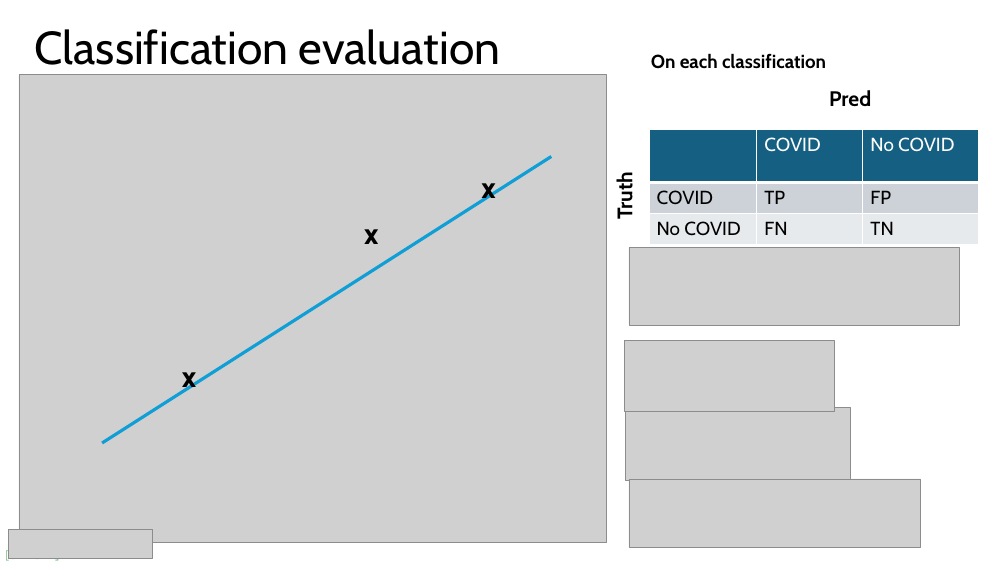
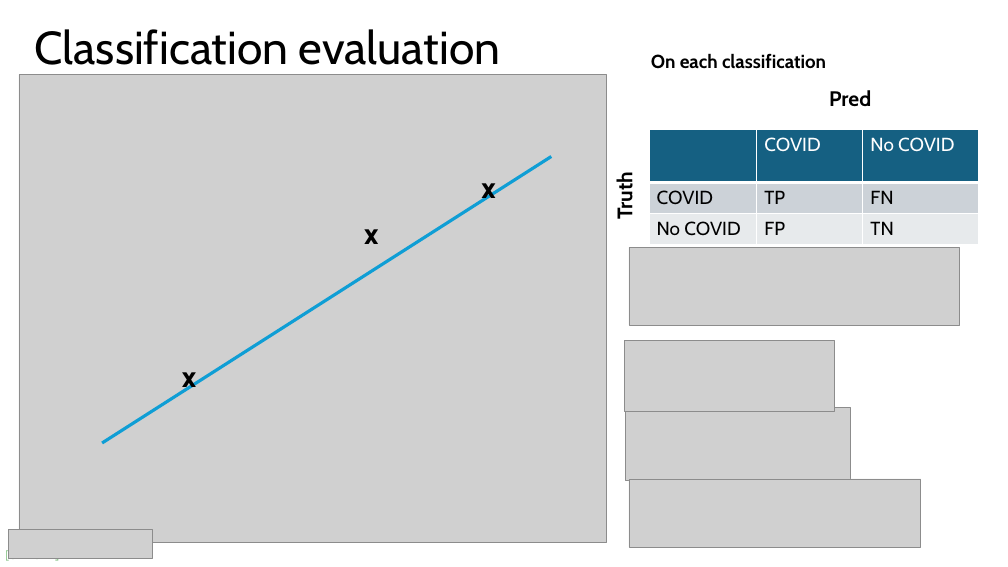
Before and after one commit to phenological/metabolomics_course, a slide deck: slide 21 of 4.regression_classification/regression_classification.pptx. Drawn at 1008x567 pixels with LibreOffice and Linux fonts; fonts in the diff are those of the drawing; grey boxes stand for pictures. Boxes give left, top, right and bottom in pixels: in the first picture for what was removed or moved away, otherwise in the second. Text is boxed around its words. In the diff, an @@ line names an element or a change of style, - is before the commit and + after.

Commit message:
fix ppt

```diff
--- a/4.regression_classification/regression_classification.pptx
+++ b/4.regression_classification/regression_classification.pptx
@@ table at bbox=[650, 130, 979, 244] @@
-row 2, column 3: FP
+row 2, column 3: FN
-row 3, column 2: FN
+row 3, column 2: FP
```
Also in this commit, not shown: 2 other slides changed.
